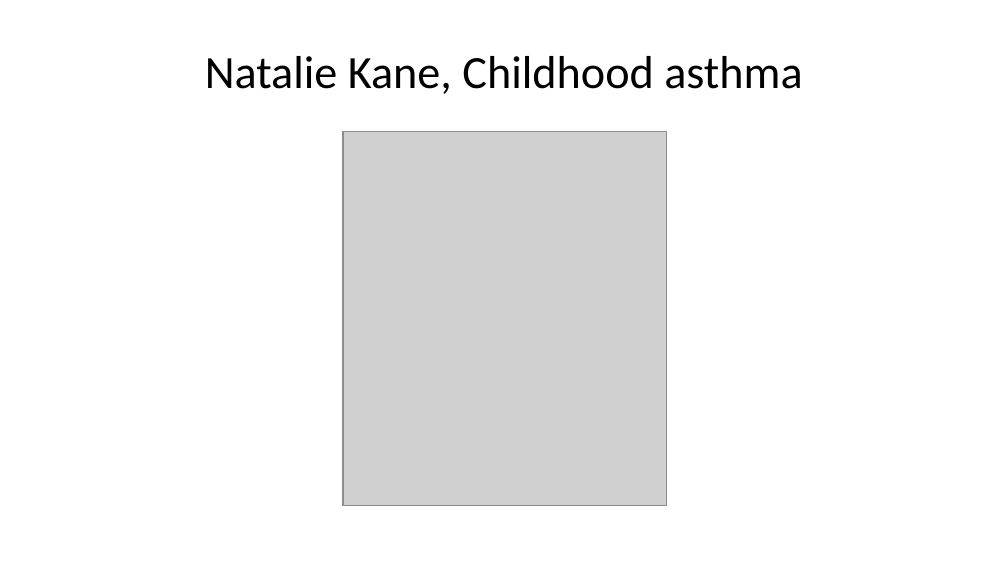
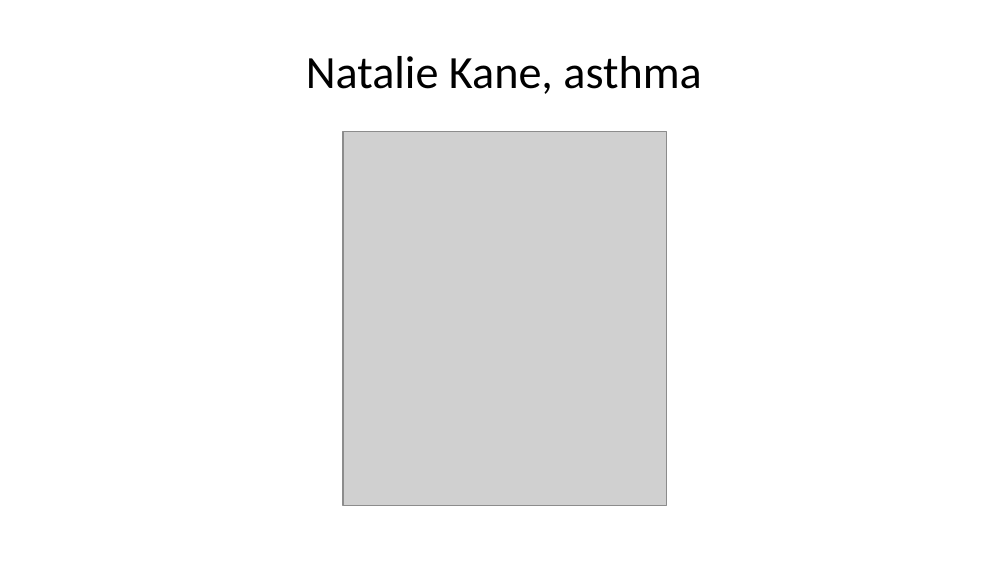
Before and after one commit to pmean/papers-and-presentations, a slide deck: slide 7 of kc-lead-impact/results/dbhi-presentation.pptx. Drawn at 1008x567 pixels with LibreOffice and Linux fonts; fonts in the diff are those of the drawing; grey boxes stand for pictures. Boxes give left, top, right and bottom in pixels: in the first picture for what was removed or moved away, otherwise in the second. Text is boxed around its words. In the diff, an @@ line names an element or a change of style, - is before the commit and + after.

```diff
--- a/kc-lead-impact/results/dbhi-presentation.pptx
+++ b/kc-lead-impact/results/dbhi-presentation.pptx
@@ title at [306, 56, 701, 94]: text changed @@
-Natalie Kane, Childhood asthma
+Natalie Kane, asthma
```
Also in this commit, not shown: 3 other slides changed, 1 other file.
